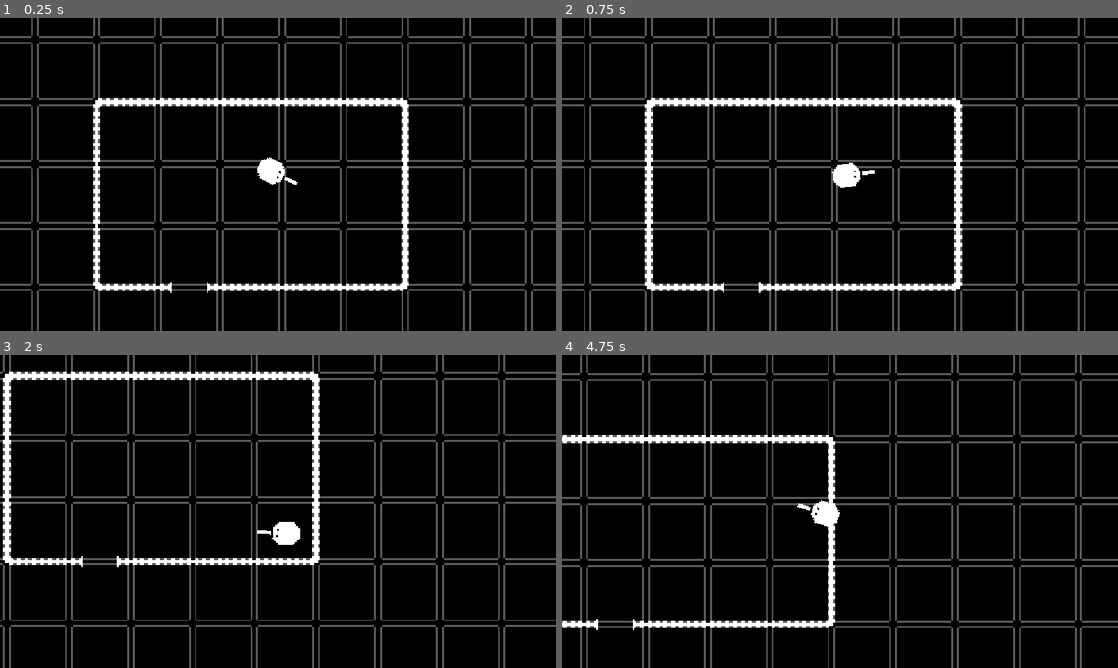
Above: before the commit, frames 1-4 (two rows, left to right).
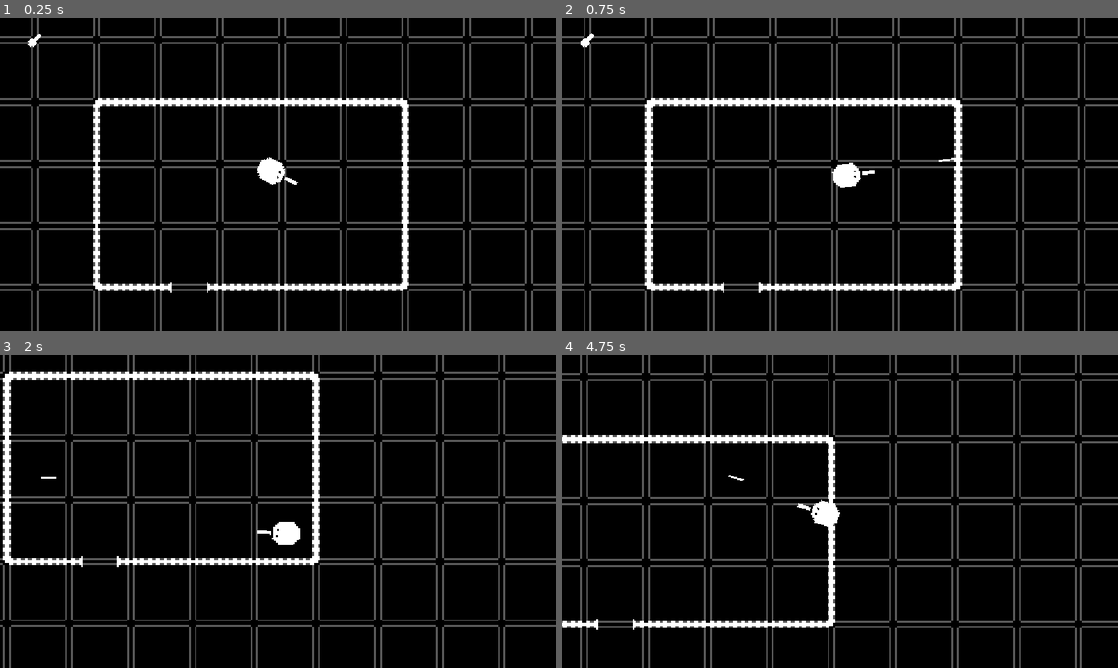
Above: after the commit, the same moments.

Repository: AthertonRoamer/GMTK2026CountDown
Game: Godot game, scene res://framework/main/main.tscn
The game is run twice, just before and just after one commit, with the same random seed, the same clock (stepped at 60 frames per second) and the same inputs.
Inputs (mouse positions are in pixels of both pictures, inside the frame that each line leads up to):
- Up to frame 1 (0.25 s): no input
- Up to frame 2 (0.75 s): tap Enter at 0.5 s; move the mouse to (962, 158) at 0.52 s; press the mouse at (962, 158) at 0.53 s; hold D (walk_right) from 0.53 s (still down)
- Up to frame 3 (2 s): tap R (grab, bound only after the commit) at 0.8, 1.35 s; move the mouse to (166, 527) at 1.27 s; release D (walk_right) at 1.28 s; release the mouse at (166, 527) at 1.28 s; hold S (walk_down) from 1.28 s (still down); click (166, 527) at 1.55 s
- Up to frame 4 (4.75 s): move the mouse to (895, 442) at 2.02 s; release S (walk_down) at 2.03 s; hold D (walk_right) 2.03-2.78 s; hold R (grab, bound only after the commit) 2.03-2.78 s; tap Space (dash) at 2.1 s; move the mouse to (812, 574) at 2.77 s; hold W (walk_up) 2.78-3.53 s; click (812, 574) at 2.85 s; move the mouse to (1006, 558) at 3.52 s; hold Right mouse button (secondary) 3.53-4.28 s; hold A (walk_left) from 3.53 s (still down); tap R (grab, bound only after the commit) at 3.8, 4.35 s; move the mouse to (673, 464) at 4.27 s; click (673, 464) at 4.55 s

The runs differ from the first frame. In frame 1, less than 0.1% of the frame differs, in the area x 5-8%, y 5-10%; in frame 2, less than 0.1%, in the area x 3-71%, y 4-46%; in frame 3, less than 0.1%; in frame 4, less than 0.1%.

Commit message:
Added guns

Diff:
--- a/framework/game/level_system/level/level.gd
+++ b/framework/game/level_system/level/level.gd
@@ -4,3 +4,7 @@
 
 func _init() -> void:
 	Main.main.level = self
+
+
+func get_world() -> Node2D:
+	return self
--- a/framework/main/main.gd
+++ b/framework/main/main.gd
@@ -40,3 +40,11 @@
 	if is_instance_valid(game):
 		game.queue_free()
 	load_main_menu()
+
+
+func get_world() -> Node2D:
+	if level:
+		return level.get_world()
+	else:
+		push_error("Tried to get world but no level exists")
+		return null
--- /dev/null
+++ b/items/guns/basic_gun.tres
@@ -0,0 +1,27 @@
+[gd_resource type="Resource" script_class="Gun" format=3 uid="uid://dtwyio82yjwdg"]
+
+[ext_resource type="Script" uid="uid://dbyr2exnn4t3d" path="res://items/guns/gun.gd" id="1_bdmwd"]
+[ext_resource type="Texture2D" uid="uid://dpe6h6noy0n7o" path="res://assets/art_round_1/player_and_guns.png" id="1_yxucn"]
+[ext_resource type="PackedScene" uid="uid://cgjut4trychs7" path="res://items/pickable_item/generic_pickable_gun.tscn" id="2_7ioen"]
+[ext_resource type="PackedScene" uid="uid://b0o01jhy4yu1j" path="res://projectile/generic_bullet.tscn" id="2_dphdk"]
+
+[sub_resource type="AtlasTexture" id="AtlasTexture_yxucn"]
+atlas = ExtResource("1_yxucn")
+region = Rect2(224, 0, 32, 32)
+
+[sub_resource type="AtlasTexture" id="AtlasTexture_pk4ky"]
+atlas = ExtResource("1_yxucn")
+region = Rect2(64, 0, 32, 32)
+
+[sub_resource type="AtlasTexture" id="AtlasTexture_eb3uw"]
+atlas = ExtResource("1_yxucn")
+region = Rect2(64, 0, 32, 16)
+
+[resource]
+script = ExtResource("1_bdmwd")
+image = SubResource("AtlasTexture_pk4ky")
+bullet_texture = SubResource("AtlasTexture_yxucn")
+name = "basic_gun"
+pickable_scene = ExtResource("2_7ioen")
+pickable_image = SubResource("AtlasTexture_eb3uw")
+metadata/_custom_type_script = "uid://dbyr2exnn4t3d"
--- /dev/null
+++ b/items/guns/bigger_gun.tres
@@ -0,0 +1,30 @@
+[gd_resource type="Resource" script_class="Gun" format=3 uid="uid://v2ap4bqx6uwm"]
+
+[ext_resource type="Texture2D" uid="uid://dpe6h6noy0n7o" path="res://assets/art_round_1/player_and_guns.png" id="1_0gdx0"]
+[ext_resource type="PackedScene" uid="uid://b0o01jhy4yu1j" path="res://projectile/generic_bullet.tscn" id="1_xorfc"]
+[ext_resource type="Script" uid="uid://dbyr2exnn4t3d" path="res://items/guns/gun.gd" id="2_0gdx0"]
+[ext_resource type="PackedScene" uid="uid://cgjut4trychs7" path="res://items/pickable_item/generic_pickable_gun.tscn" id="2_k2j7g"]
+
+[sub_resource type="AtlasTexture" id="AtlasTexture_k2j7g"]
+atlas = ExtResource("1_0gdx0")
+region = Rect2(192, 0, 32, 32)
+
+[sub_resource type="AtlasTexture" id="AtlasTexture_ggcnb"]
+atlas = ExtResource("1_0gdx0")
+region = Rect2(32, 0, 32, 32)
+
+[sub_resource type="AtlasTexture" id="AtlasTexture_hiq0m"]
+atlas = ExtResource("1_0gdx0")
+region = Rect2(32, 0, 32, 16)
+
+[resource]
+script = ExtResource("2_0gdx0")
+image = SubResource("AtlasTexture_ggcnb")
+damage = 30
+bullet_texture = SubResource("AtlasTexture_k2j7g")
+speed = 1300.0
+cool_down_time = 0.4
+name = "bigger_gun"
+pickable_scene = ExtResource("2_k2j7g")
+pickable_image = SubResource("AtlasTexture_hiq0m")
+metadata/_custom_type_script = "uid://dbyr2exnn4t3d"
--- /dev/null
+++ b/items/guns/gun.gd
@@ -0,0 +1,34 @@
+class_name Gun
+extends PrimaryItem
+
+@export var image : Texture2D
+@export var damage : int = 10
+@export var projectile_scene : PackedScene = preload("res://projectile/generic_bullet.tscn")
+@export var bullet_texture : Texture2D
+@export var speed : float = 1000
+@export var cool_down_time : float = 0.5
+
+func add_to_entity(entity) -> void:
+	entity.add_primary_item(self)
+	entity.get_node("GunSprite").visible = true
+	entity.get_node("GunSprite").texture = image
+	if entity.get_node_or_null("GunCollisionShape"):
+		entity.get_node("GunCollisionShape").disabled = false
+	var gun : GenericGun = entity.get_node("GenericGun")
+	gun.damage = damage
+	gun.projectile_scene = projectile_scene
+	gun.speed = speed
+	gun.bullet_texture = bullet_texture
+	gun.cool_down_time = cool_down_time
+
+
+func remove_from_entity(entity) -> void:
+	if entity.get_node_or_null("GunCollisionShape"):
+		entity.get_node("GunCollisionShape").disabled = true
+	entity.get_node("GunSprite").visible = false
+
+
+func use(entity) -> void:
+	var gun : GenericGun = entity.get_node("GenericGun")
+	gun.projectile_direction = entity.global_position.direction_to(entity.get_global_mouse_position())
+	gun.fire()
--- /dev/null
+++ b/items/item.gd
@@ -0,0 +1,26 @@
+class_name Item
+extends Resource
+
+@export var name : String
+@export var pickable_scene : PackedScene
+@export var pickable_image : Texture2D
+
+func add_to_entity(_entity) -> void:
+	pass
+
+
+func remove_from_entity(_entity) -> void:
+	pass
+
+
+func use(_entity) -> void:
+	pass
+
+
+func place_on_ground(position : Vector2) -> void:
+	if pickable_scene:
+		var item_node : PickableItem = pickable_scene.instantiate()
+		item_node.item_name = name
+		item_node.position = position
+		item_node.item = self
+		Main.main.get_world().add_child(item_node)
--- /dev/null
+++ b/items/item_list.gd
@@ -0,0 +1,10 @@
+class_name GameItemList
+extends Node
+
+@export var items : Array[Item]
+
+func get_item_by_name(item_name : String) -> Item:
+	for item in items:
+		if item.name == item_name:
+			return item
+	return null
--- /dev/null
+++ b/items/item_list.tscn
@@ -0,0 +1,6 @@
+[gd_scene format=3 uid="uid://bco733iqc5smm"]
+
+[ext_resource type="Script" uid="uid://c1y0c42db82dr" path="res://items/item_list.gd" id="1_0ktkp"]
+
+[node name="ItemList" type="Node" unique_id=1724692775]
+script = ExtResource("1_0ktkp")
--- /dev/null
+++ b/items/pickable_item.gd
@@ -0,0 +1,4 @@
+class_name PickableItem
+extends Area2D
+
+var item_name : String
--- /dev/null
+++ b/items/pickable_item/generic_pickable_gun.tscn
@@ -0,0 +1,23 @@
+[gd_scene format=3 uid="uid://cgjut4trychs7"]
+
+[ext_resource type="Script" uid="uid://btj2twrxffnnp" path="res://items/pickable_item/generic_pickable_item.gd" id="1_se4cd"]
+[ext_resource type="Shape2D" uid="uid://di5vs8r4c0yua" path="res://items/pickable_item/pickable_item_collision_shape.tres" id="2_xvm0p"]
+
+[node name="GenericPickableGun" type="Area2D" unique_id=815393875]
+script = ExtResource("1_se4cd")
+metadata/_custom_type_script = "uid://btj2twrxffnnp"
+
+[node name="Sprite2D" type="Sprite2D" parent="." unique_id=567733407]
+rotation = 0.7853982
+scale = Vector2(4, 4)
+
+[node name="CollisionShape2D" type="CollisionShape2D" parent="." unique_id=1205387317]
+shape = ExtResource("2_xvm0p")
+
+[node name="Label" type="Label" parent="." unique_id=1645629022]
+visible = false
+offset_left = -37.0
+offset_top = -66.0
+offset_right = 36.0
+offset_bottom = -43.0
+text = "R to Grab"
--- /dev/null
+++ b/items/pickable_item/generic_pickable_item.gd
@@ -0,0 +1,29 @@
+class_name GenericPickableItem
+extends PickableItem
+
+@export var item : Item
+
+func _ready() -> void:
+	$Sprite2D.texture = item.pickable_image
+
+
+func _input(event: InputEvent) -> void:
+	if event.is_action_pressed("grab"):
+		for body in get_overlapping_bodies():
+			if body is Player:
+				item.add_to_entity(body)
+				queue_free()
+
+
+func update_label_status() -> void:
+	var bodies : Array = get_overlapping_bodies()
+
+	$Label.visible = not bodies.filter(func(body): return body is Player).is_empty()
+
+
+func _on_body_entered(_body: Node2D) -> void:
+	update_label_status()
+
+
+func _on_body_exited(_body: Node2D) -> void:
+	update_label_status()
--- /dev/null
+++ b/items/pickable_item/generic_pickable_item.tscn
@@ -0,0 +1,24 @@
+[gd_scene format=3 uid="uid://b4djjmd6xrkdy"]
+
+[ext_resource type="Script" uid="uid://btj2twrxffnnp" path="res://items/pickable_item/generic_pickable_item.gd" id="1_qan8x"]
+[ext_resource type="Shape2D" uid="uid://di5vs8r4c0yua" path="res://items/pickable_item/pickable_item_collision_shape.tres" id="2_lctmo"]
+
+[node name="GenericPickableItem" type="Area2D" unique_id=901693635]
+script = ExtResource("1_qan8x")
+
+[node name="Sprite2D" type="Sprite2D" parent="." unique_id=1225917518]
+scale = Vector2(4, 4)
+
+[node name="CollisionShape2D" type="CollisionShape2D" parent="." unique_id=1518914677]
+shape = ExtResource("2_lctmo")
+
+[node name="Label" type="Label" parent="." unique_id=577464421]
+visible = false
+offset_left = -37.0
+offset_top = -66.0
+offset_right = 36.0
+offset_bottom = -43.0
+text = "R to Grab"
+
+[connection signal="body_entered" from="." to="." method="_on_body_entered"]
+[connection signal="body_exited" from="." to="." method="_on_body_exited"]
--- /dev/null
+++ b/items/pickable_item/pickable_item_collision_shape.tres
@@ -0,0 +1,4 @@
+[gd_resource type="CircleShape2D" format=3 uid="uid://di5vs8r4c0yua"]
+
+[resource]
+radius = 50.0
--- /dev/null
+++ b/items/primary_item.gd
@@ -0,0 +1,5 @@
+class_name PrimaryItem
+extends Item
+
+func add_to_entity(entity) -> void:
+	entity.add_primary_item(self)
--- /dev/null
+++ b/items/secondary_item.gd
@@ -0,0 +1,2 @@
+class_name SecondaryItem
+extends Item
--- /dev/null
+++ b/player/generic_player_gun.gd
@@ -0,0 +1,13 @@
+class_name GenericGun
+extends CoolDownProjectileHandler
+
+@export var damage : int
+@export var bullet_texture : Texture2D
+@export var speed : float
+
+func set_up_projectile() -> Projectile:
+	var new_projectile : Projectile = super()
+	new_projectile.damage = damage
+	new_projectile.texture = bullet_texture
+	new_projectile.speed = speed
+	return new_projectile
--- a/player/paradox_player.gd
+++ b/player/paradox_player.gd
@@ -1,4 +1,4 @@
-class_name Player
+#class_name Player
 extends CharacterBody2D
 
 signal died(dummy : PlayerDummy)
--- a/player/player.gd
+++ b/player/player.gd
@@ -6,6 +6,8 @@
 var level : CustomLevel
 
 var active : bool = true #moving or listening for input
+
+@export var primary_item : PrimaryItem
 
 
 #region physics variables
@@ -50,6 +52,8 @@
 
 
 func _ready() -> void:
+	if primary_item:
+		primary_item.add_to_entity(self)
 	add_to_group("damageable")
 	if set_current_friction_from_slow_down_time:
 		#250 px/sec 250 px/sec / 1 sec = 250 px / sec /sec
@@ -134,7 +138,8 @@
 
 
 func take_primary_action() -> void:
-	pass
+	if primary_item:
+		primary_item.use(self)
 
 
 func take_secondary_action() -> void:
@@ -149,3 +154,14 @@
 func die() -> void:
 	died.emit()
 	queue_free()
+
+
+func add_primary_item(pi : PrimaryItem) -> void:
+	if pi != primary_item and primary_item:
+		drop_primary_item()
+	primary_item = pi
+
+
+func drop_primary_item() -> void:
+	primary_item.remove_from_entity(self)
+	primary_item.place_on_ground(position + Vector2.RIGHT.rotated(rotation) * 75)
--- a/player/player.tscn
+++ b/player/player.tscn
@@ -2,27 +2,43 @@
 
 [ext_resource type="Script" uid="uid://bov0obb8xpbfu" path="res://player/player.gd" id="1_oul6g"]
 [ext_resource type="Texture2D" uid="uid://dpe6h6noy0n7o" path="res://assets/art_round_1/player_and_guns.png" id="2_rkbax"]
+[ext_resource type="Resource" uid="uid://dtwyio82yjwdg" path="res://items/guns/basic_gun.tres" id="2_yw30f"]
+[ext_resource type="Script" uid="uid://dckjuo2vl78xe" path="res://player/generic_player_gun.gd" id="3_g1dw6"]
 
 [sub_resource type="CapsuleShape2D" id="CapsuleShape2D_a1ov4"]
+radius = 6.0
+height = 38.0
+
+[sub_resource type="CapsuleShape2D" id="CapsuleShape2D_pefxb"]
 radius = 24.0
-height = 88.0
+height = 58.0
 
 [node name="Player" type="CharacterBody2D" unique_id=1433729019]
 script = ExtResource("1_oul6g")
+primary_item = ExtResource("2_yw30f")
 
 [node name="Sprite2D" type="Sprite2D" parent="." unique_id=1650863655]
 scale = Vector2(4, 4)
 texture = ExtResource("2_rkbax")
 hframes = 8
 
-[node name="CollisionShape2D" type="CollisionShape2D" parent="." unique_id=1660617091]
+[node name="GunCollisionShape" type="CollisionShape2D" parent="." unique_id=1660617091]
+position = Vector2(0, -28)
 shape = SubResource("CapsuleShape2D_a1ov4")
+disabled = true
+
+[node name="PlayerCollision" type="CollisionShape2D" parent="." unique_id=1211513343]
+position = Vector2(0, 16)
+shape = SubResource("CapsuleShape2D_pefxb")
 
 [node name="Camera2D" type="Camera2D" parent="." unique_id=1398724205]
 position_smoothing_enabled = true
 
 [node name="GunSprite" type="Sprite2D" parent="." unique_id=495091928]
 scale = Vector2(4, 4)
-texture = ExtResource("2_rkbax")
-hframes = 8
-frame = 2
+
+[node name="GenericGun" type="Node2D" parent="." unique_id=1387843992 node_paths=PackedStringArray("fire_position_node", "wielder")]
+position = Vector2(0, -43)
+script = ExtResource("3_g1dw6")
+fire_position_node = NodePath(".")
+wielder = NodePath("..")
--- a/project.godot
+++ b/project.godot
@@ -15,9 +15,12 @@
 config/features=PackedStringArray("4.7", "GL Compatibility")
 config/icon="res://icon.svg"
 
+[autoload]
+
+ItemListGlobal="*uid://bco733iqc5smm"
+
 [display]
 
-window/size/mode=2
 window/stretch/mode="canvas_items"
 window/stretch/aspect="expand"
 
@@ -58,6 +61,11 @@
 "events": [Object(InputEventKey,"resource_local_to_scene":false,"resource_name":"","device":-1,"window_id":0,"alt_press …(191 unchanged characters)…
 ]
 }
+grab={
+"deadzone": 0.2,
+"events": [Object(InputEventKey,"resource_local_to_scene":false,"resource_name":"","device":-1,"window_id":0,"alt_pressed":false,"shift_pressed":false,"ctrl_pressed":false,"meta_pressed":false,"pressed":false,"keycode":0,"physical_keycode":82,"key_label":0,"unicode":114,"location":0,"echo":false,"script":null)
+]
+}
 
 [physics]
 
--- /dev/null
+++ b/projectile/cool_down_projectile_handler.gd
@@ -0,0 +1,20 @@
+class_name CoolDownProjectileHandler
+extends ProjectileHandler
+
+@export var cool_down_time : float = 0.1
+var cool_down_time_elapsed : float = cool_down_time
+
+func _process(delta: float) -> void:
+	if firing_constantly:
+		fire()
+	cool_down_time_elapsed += delta
+
+
+func fire_projectile() -> void:
+	cool_down_time_elapsed = 0
+	var new_projectile = set_up_projectile()
+	Main.main.get_world().add_child(new_projectile)
+
+
+func can_fire() -> bool:
+	return cool_down_time_elapsed > cool_down_time
--- /dev/null
+++ b/projectile/generic_bullet.gd
@@ -0,0 +1,8 @@
+class_name GenericBullet
+extends Projectile
+
+@export var texture : Texture2D
+
+func _ready() -> void:
+	super()
+	$Sprite2D.texture = texture
--- /dev/null
+++ b/projectile/generic_bullet.tscn
@@ -0,0 +1,22 @@
+[gd_scene format=3 uid="uid://b0o01jhy4yu1j"]
+
+[ext_resource type="Script" uid="uid://bbxceajwfyovj" path="res://projectile/generic_bullet.gd" id="1_4xtqd"]
+
+[sub_resource type="CapsuleShape2D" id="CapsuleShape2D_4xtqd"]
+radius = 2.0
+height = 8.0
+
+[node name="GenericBullet" type="Area2D" unique_id=396037485 node_paths=PackedStringArray("duration_timer")]
+script = ExtResource("1_4xtqd")
+extinguish_on_impact = true
+duration_timer = NodePath("Timer")
+duration = 10.0
+
+[node name="Sprite2D" type="Sprite2D" parent="." unique_id=748345381]
+position = Vector2(-2, 0)
+scale = Vector2(4, 16)
+
+[node name="CollisionShape2D" type="CollisionShape2D" parent="." unique_id=24536432]
+shape = SubResource("CapsuleShape2D_4xtqd")
+
+[node name="Timer" type="Timer" parent="." unique_id=712191897]
--- a/projectile/projectile.gd
+++ b/projectile/projectile.gd
@@ -60,7 +60,6 @@
 	position += velocity * delta
 
 
-
 func update_position_with_gravity(delta) -> void:
 	velocity.y += gravity_accel
 	update_position(delta)
--- a/projectile/projectile_handler.gd
+++ b/projectile/projectile_handler.gd
@@ -3,6 +3,7 @@
 
 @export var projectile_scene : PackedScene #should extend Projectile
 @export var fire_position_node : Node2D
+@export var wielder : Node2D
 
 var projectile_direction : Vector2 = Vector2.RIGHT
 
@@ -12,6 +13,8 @@
 	var new_projectile : Projectile = projectile_scene.instantiate()
 	new_projectile.global_position = get_fire_position()
 	new_projectile.direction = projectile_direction
+	new_projectile.rotation = projectile_direction.angle() + PI / 2
+	new_projectile.wielder = wielder
 	return new_projectile
 
 
@@ -22,7 +25,7 @@
 
 func fire_projectile() -> void:
 	var new_projectile = set_up_projectile()
-	Main.level.get_map().add_child(new_projectile)
+	Main.main.get_world().add_child(new_projectile)
 
 
 func get_fire_position() -> Vector2:
--- a/projectile/smg_bullet.tscn
+++ b/projectile/smg_bullet.tscn
@@ -1,7 +1,6 @@
-[gd_scene load_steps=19 format=3 uid="uid://cxb8hycll1kwn"]
+[gd_scene format=3 uid="uid://cxb8hycll1kwn"]
 
 [ext_resource type="Script" uid="uid://dbw3wa6fmav0i" path="res://projectile/standard_gun_bullet.gd" id="1_u21hw"]
-[ext_resource type="Texture2D" uid="uid://bkjc81nmv486g" path="res://assets/Projectiles.png" id="2_qbu20"]
 
 [sub_resource type="CapsuleShape2D" id="CapsuleShape2D_daedc"]
 radius = 2.0
@@ -127,7 +126,7 @@
 scale_curve = SubResource("CurveTexture_ioued")
 color_ramp = SubResource("GradientTexture1D_ov85m")
 
-[node name="smg_bullet" type="Area2D" node_paths=PackedStringArray("duration_timer")]
+[node name="smg_bullet" type="Area2D" unique_id=661557486 node_paths=PackedStringArray("duration_timer")]
 collision_layer = 0
 collision_mask = 3
 script = ExtResource("1_u21hw")
@@ -139,42 +138,37 @@
 duration = 10.0
 impact_knockback = 100
 
-[node name="Sprite2D" type="Sprite2D" parent="."]
+[node name="Sprite2D" type="Sprite2D" parent="." unique_id=1071526944]
 texture_filter = 1
 scale = Vector2(1.75, 1.75)
-texture = ExtResource("2_qbu20")
 hframes = 8
 frame = 2
 
-[node name="CollisionShape2D" type="CollisionShape2D" parent="."]
+[node name="CollisionShape2D" type="CollisionShape2D" parent="." unique_id=1874192920]
 visible = false
 rotation = -1.5708
 shape = SubResource("CapsuleShape2D_daedc")
 
-[node name="lifespan" type="Timer" parent="."]
+[node name="lifespan" type="Timer" parent="." unique_id=893328496]
 
-[node name="GPUParticles2D" type="GPUParticles2D" parent="."]
+[node name="GPUParticles2D" type="GPUParticles2D" parent="." unique_id=1172823977]
 visible = false
 texture_filter = 1
 material = SubResource("CanvasItemMaterial_g0ebo")
 position = Vector2(-12, 0)
 amount = 32
-texture = ExtResource("2_qbu20")
 lifetime = 0.3
 process_material = SubResource("ParticleProcessMaterial_1brg8")
 
-[node name="PointLight2D" type="PointLight2D" parent="."]
+[node name="PointLight2D" type="PointLight2D" parent="." unique_id=1721188182]
 visible = false
 material = SubResource("CanvasItemMaterial_61q2t")
 position = Vector2(18, 0)
-texture = ExtResource("2_qbu20")
 
-[node name="AnimationPlayer" type="AnimationPlayer" parent="."]
-libraries = {
-&"": SubResource("AnimationLibrary_xhjti")
-}
+[node name="AnimationPlayer" type="AnimationPlayer" parent="." unique_id=152376250]
+libraries/ = SubResource("AnimationLibrary_xhjti")
 
-[node name="hit" type="GPUParticles2D" parent="."]
+[node name="hit" type="GPUParticles2D" parent="." unique_id=1219552973]
 z_index = 10
 z_as_relative = false
 texture_filter = 1
@@ -189,7 +183,7 @@
 explosiveness = 0.75
 process_material = SubResource("ParticleProcessMaterial_54rnq")
 
-[node name="shoot" type="AudioStreamPlayer2D" parent="."]
+[node name="shoot" type="AudioStreamPlayer2D" parent="." unique_id=54486284]
 volume_db = -17.333
 autoplay = true
 max_distance = 500.0
--- a/test_levels/1_test_level.tscn
+++ b/test_levels/1_test_level.tscn
@@ -5,6 +5,8 @@
 [ext_resource type="TileSet" uid="uid://dgrpdym3ks4yf" path="res://tile_sets/background_tile_set.tres" id="2_p2om3"]
 [ext_resource type="TileSet" uid="uid://cbehj5o0myee6" path="res://tile_sets/wall_tile_set.tres" id="3_m4c86"]
 [ext_resource type="PackedScene" uid="uid://dlx22i05e6720" path="res://map_items/door/door.tscn" id="5_m4c86"]
+[ext_resource type="PackedScene" uid="uid://cgjut4trychs7" path="res://items/pickable_item/generic_pickable_gun.tscn" id="6_vijba"]
+[ext_resource type="Resource" uid="uid://v2ap4bqx6uwm" path="res://items/guns/bigger_gun.tres" id="7_bbwh1"]
 
 [node name="1TestLevel" type="Node2D" unique_id=1984232441]
 script = ExtResource("1_kkaju")
@@ -26,3 +28,6 @@
 
 [node name="Door" parent="." unique_id=1708082770 instance=ExtResource("5_m4c86")]
 position = Vector2(320, 512)
+
+[node name="GenericPickableGun" parent="." unique_id=815393875 instance=ExtResource("6_vijba")]
+item = ExtResource("7_bbwh1")
Not shown, added: items/guns/gun.gd.uid
Not shown, added: items/item.gd.uid
Not shown, added: items/item_list.gd.uid
Not shown, added: items/pickable_item.gd.uid
Not shown, added: items/pickable_item/generic_pickable_item.gd.uid
Not shown, added: items/primary_item.gd.uid
Not shown, added: items/secondary_item.gd.uid
Not shown, added: player/generic_player_gun.gd.uid
Not shown, added: projectile/cool_down_projectile_handler.gd.uid
Not shown, added: projectile/generic_bullet.gd.uid
